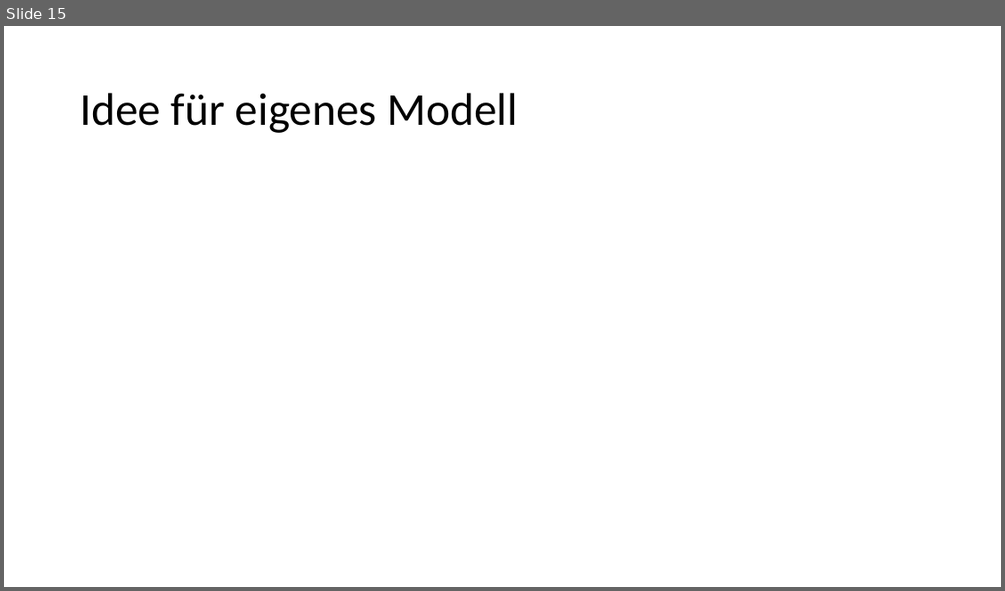
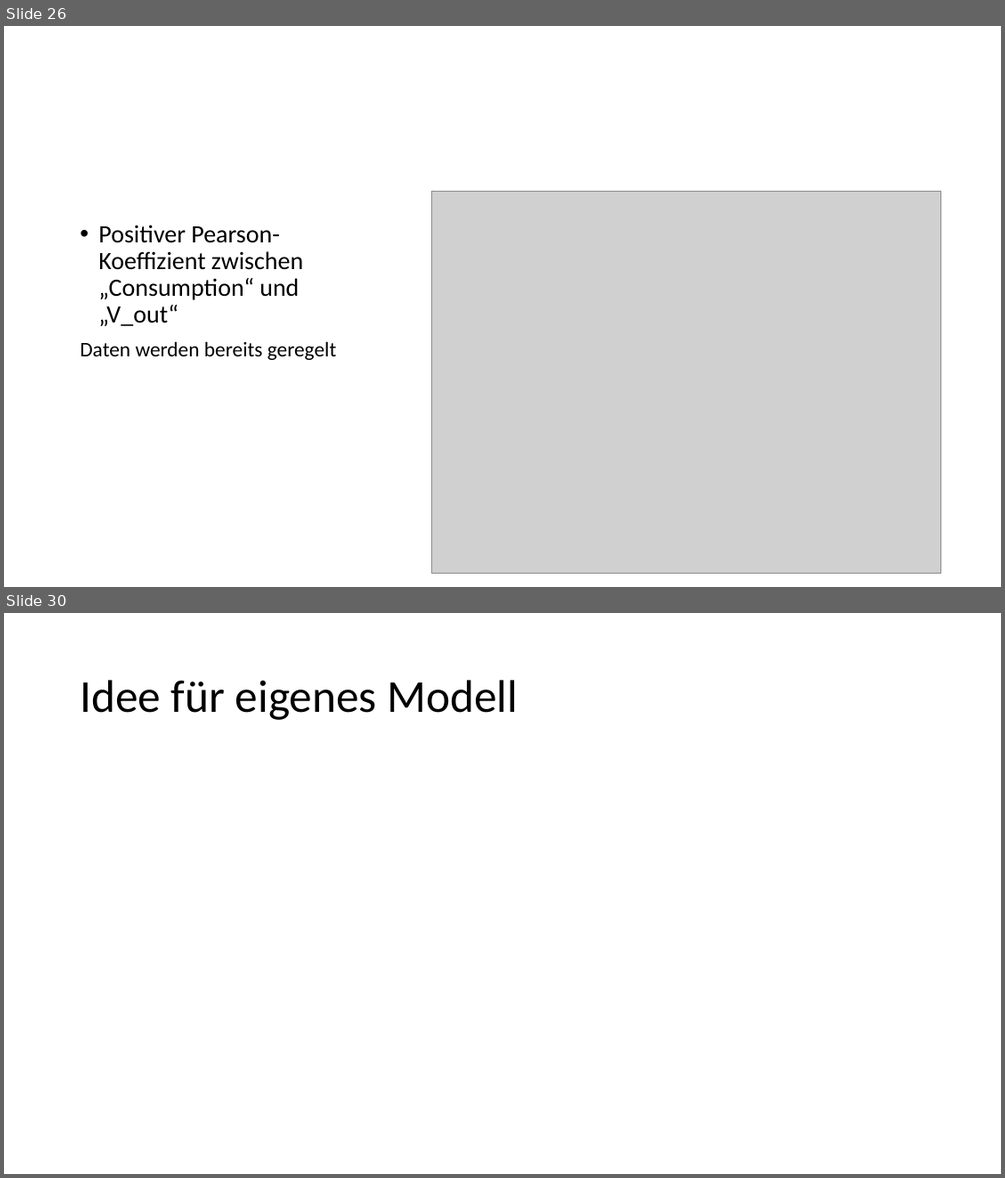
Before and after one commit to jnicklau/APS, a slide deck: kompressordaten/DATEN Fondium Überblick.pptx. Shown one above the other, each under a label of ours: slide 15 before the commit, slides 26 and 30 after it; the slides between them are not shown. The pictures are 1005x591 and 1005x1178 pixels, drawn with LibreOffice and Linux fonts; fonts in the diff are those of the drawing; grey boxes stand for pictures. Boxes give left, top, right and bottom in pixels: in the first picture for what was removed or moved away, otherwise in the second. Text is boxed around its words. In the diff, an @@ line names an element or a change of style, - is before the commit and + after.

```diff
--- a/kompressordaten/DATEN Fondium Überblick.pptx
+++ b/kompressordaten/DATEN Fondium Überblick.pptx
@@ slide 26 added at (4, 26, 1001, 587), background #FFFFFF @@
@@ picture added at (432, 191, 942, 572) @@
@@ text added at (80, 224, 336, 360), 24 pt, text #000000 @@
+• Positiver Pearson-Koeffizient zwischen „Consumption“ und „V_out“
+Daten werden bereits geregelt
@@ what was slide 15 is now slide 30 @@
```
Also in this commit, not shown: 14 other slides added, 14 other files.
